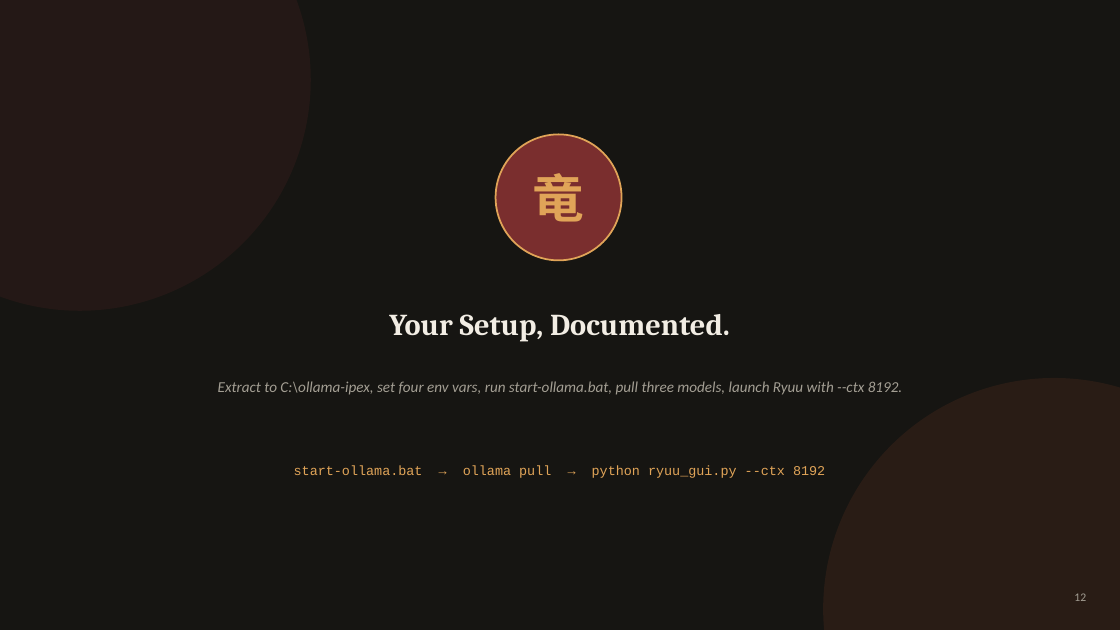
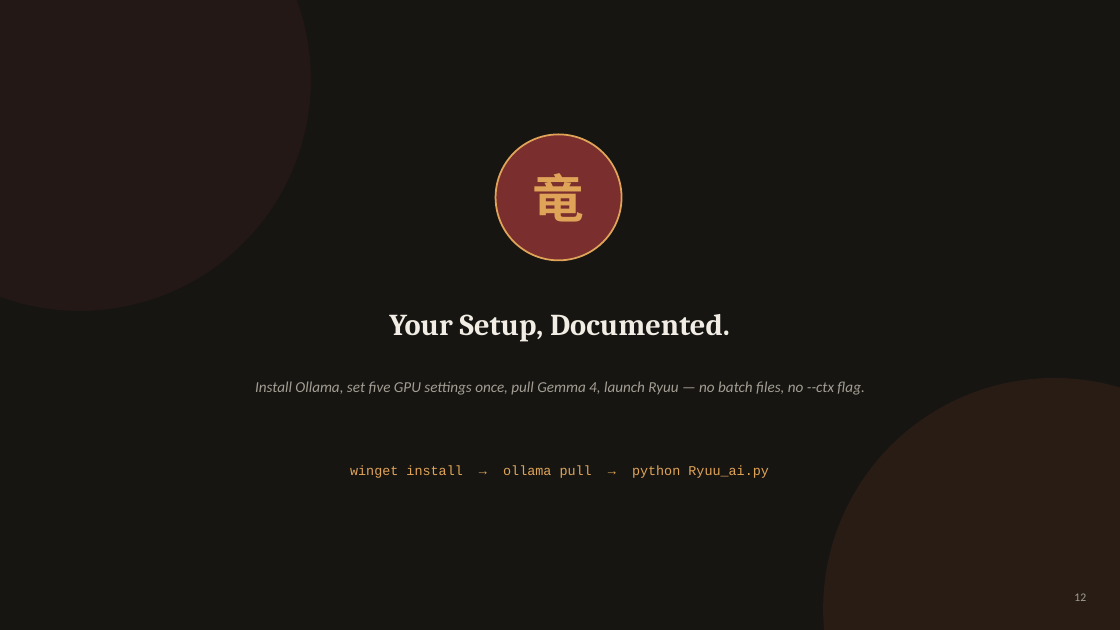
Before and after one commit to Adithya210207/ryuu-explainer-ai, a slide deck: slide 12 of Ryuu_Setup_Guide.pptx. Drawn at 1120x630 pixels with LibreOffice and Linux fonts; fonts in the diff are those of the drawing. Boxes give left, top, right and bottom in pixels: in the first picture for what was removed or moved away, otherwise in the second. Text is boxed around its words. In the diff, an @@ line names an element or a change of style, - is before the commit and + after.

```diff
--- a/Ryuu_Setup_Guide.pptx
+++ b/Ryuu_Setup_Guide.pptx
@@ text at bbox=[255, 381, 864, 395]: text changed @@
-Extract to C:\ollama-ipex, set four env vars, run start-ollama.bat, pull three models, launch Ryuu with --ctx 8192.
+Install Ollama, set five GPU settings once, pull Gemma 4, launch Ryuu — no batch files, no --ctx flag.
@@ text at bbox=[350, 466, 769, 478]: text changed @@
-start-ollama.bat → ollama pull → python ryuu_gui.py --ctx 8192
+winget install → ollama pull → python Ryuu_ai.py
```
Also in this commit, not shown: 10 other slides changed, 1 slide added, 1 slide removed, 2 other files.
